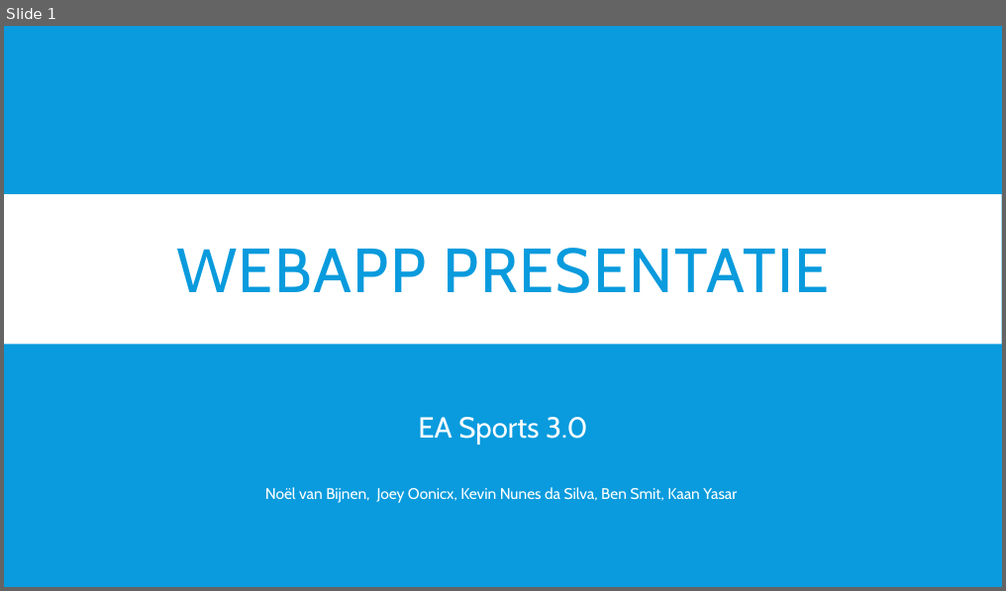
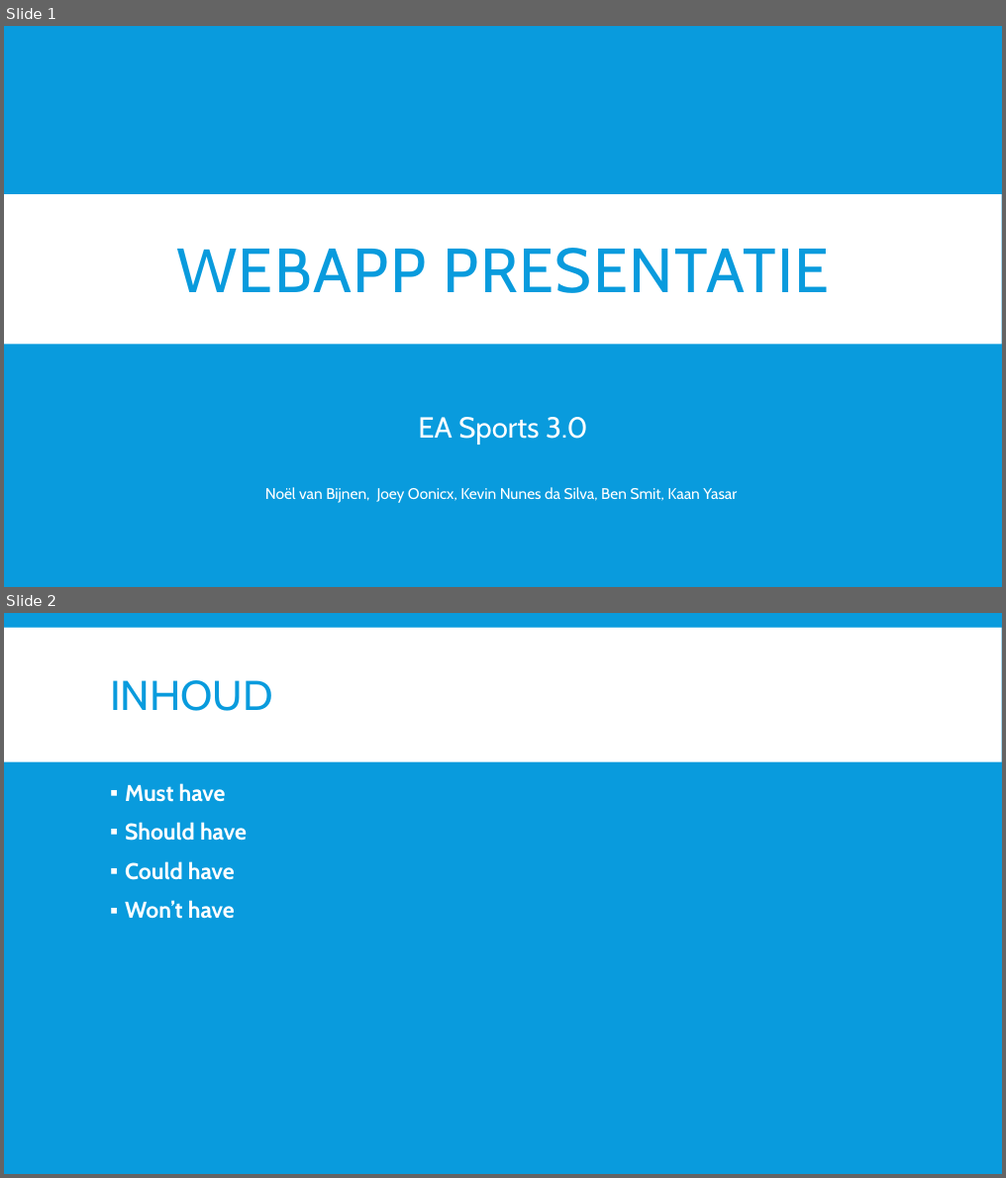
Before and after one commit to EA-Sports-3-0/project_fifa, a slide deck: Documents/presentaties/Webapp-presentatie.pptx. Shown one above the other, each under a label of ours: slide 1 before the commit, slides 1 and 2 after it. The pictures are 1006x591 and 1006x1178 pixels, drawn with LibreOffice and Linux fonts; fonts in the diff are those of the drawing. Boxes give left, top, right and bottom in pixels: in the first picture for what was removed or moved away, otherwise in the second. Text is boxed around its words. In the diff, an @@ line names an element or a change of style, - is before the commit and + after.

```diff
--- a/Documents/presentaties/Webapp-presentatie.pptx
+++ b/Documents/presentaties/Webapp-presentatie.pptx
@@ slide 2 added at [4, 613, 1002, 1174], background #099BDD @@
@@ rectangle added at [4, 627, 1002, 761], fill #FFFFFF @@
@@ title added at [110, 680, 273, 711], 40 pt, text #099BDD @@
+INHOUD
@@ text added at [125, 783, 247, 919], 22 pt, text #FFFFFF, bold @@
+▪ Must have
+▪ Should have
+▪ Could have
+▪ Won’t have
```
Also in this commit, not shown: 4 other slides added, 1 slide removed, 1 other file.
